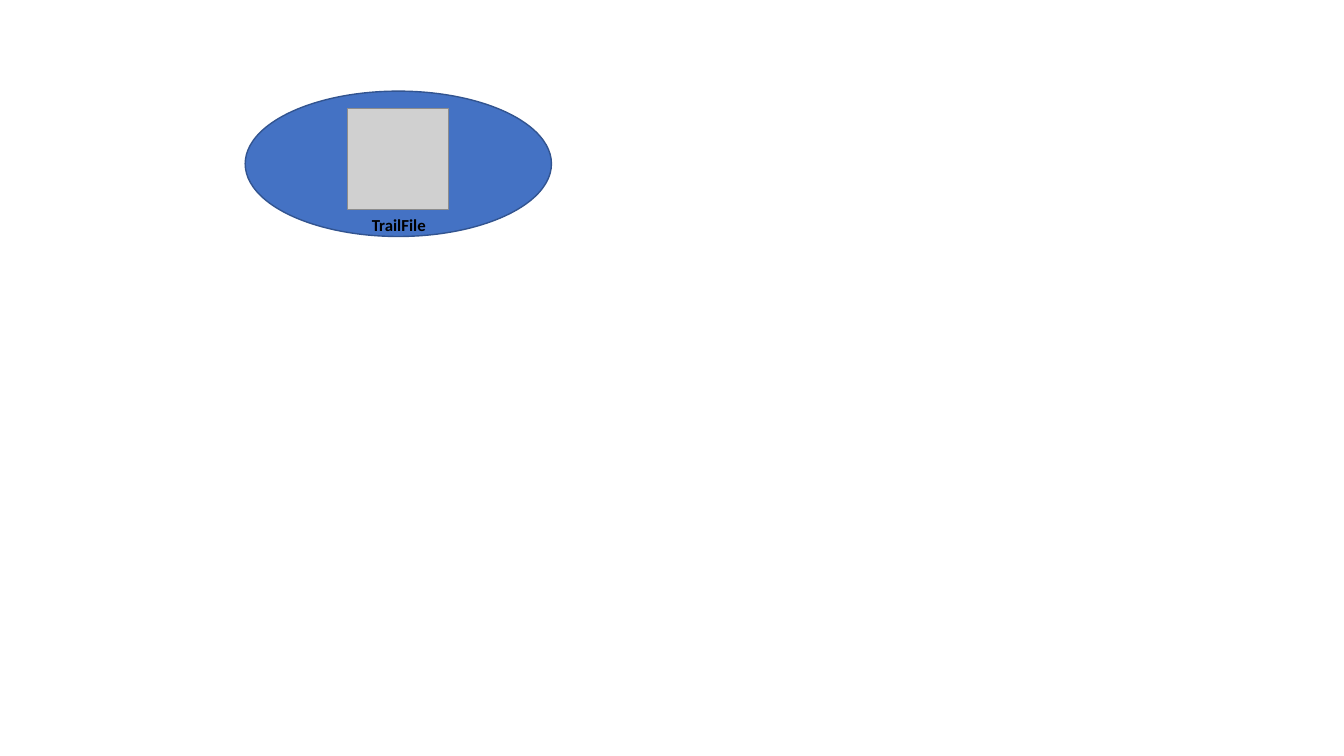
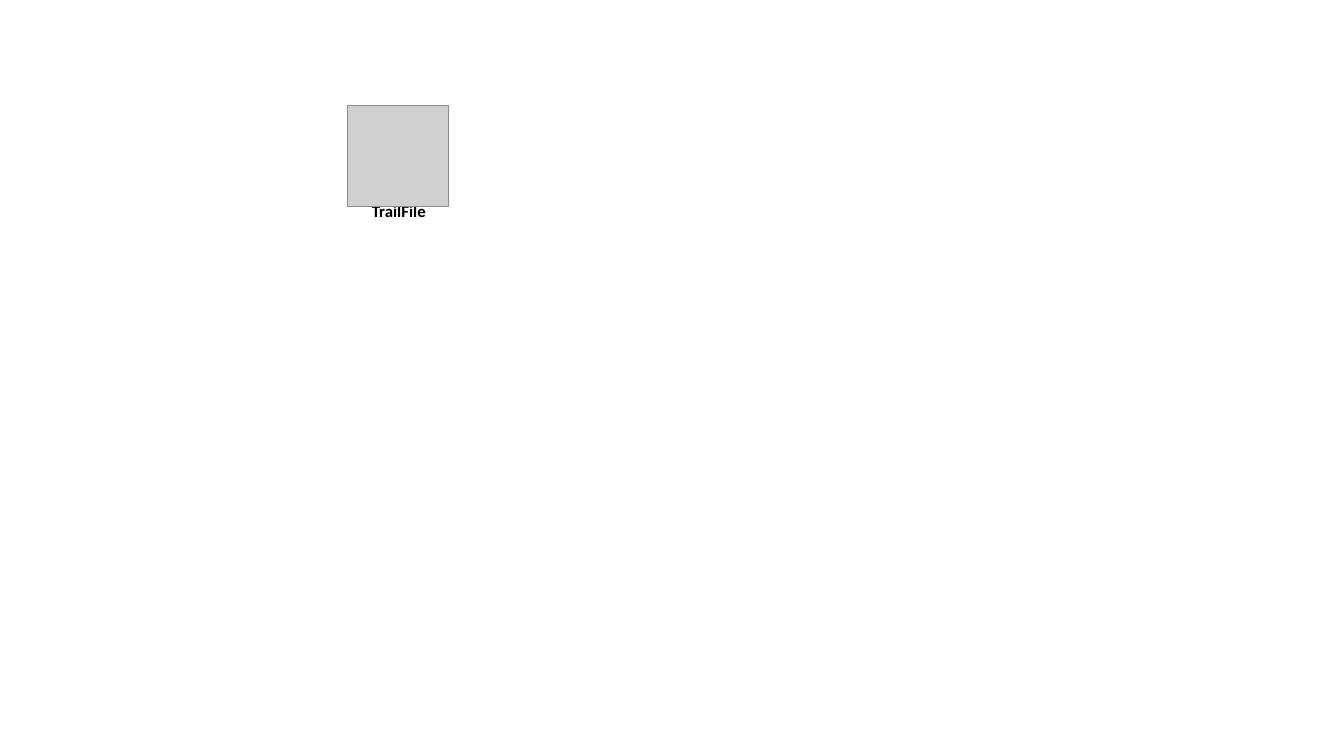
Before and after one commit to GitJig/PracticalOGG, a slide deck: slide 3 of GGTopologyViewer/static/GGtopologyicons.pptx. Drawn at 1344x756 pixels with LibreOffice and Linux fonts; fonts in the diff are those of the drawing; grey boxes stand for pictures. Boxes give left, top, right and bottom in pixels: in the first picture for what was removed or moved away, otherwise in the second. Text is boxed around its words. In the diff, an @@ line names an element or a change of style, - is before the commit and + after.

```diff
--- a/GGTopologyViewer/static/GGtopologyicons.pptx
+++ b/GGTopologyViewer/static/GGtopologyicons.pptx
@@ ellipse removed at [245,91,552,236] @@
@@ text "TrailFile": place and size @@
-text "TrailFile" at [372,219,426,231]
+text "TrailFile" at [372,206,426,221]
```
Also in this commit, not shown: 3 other slides changed, 6 other files.
